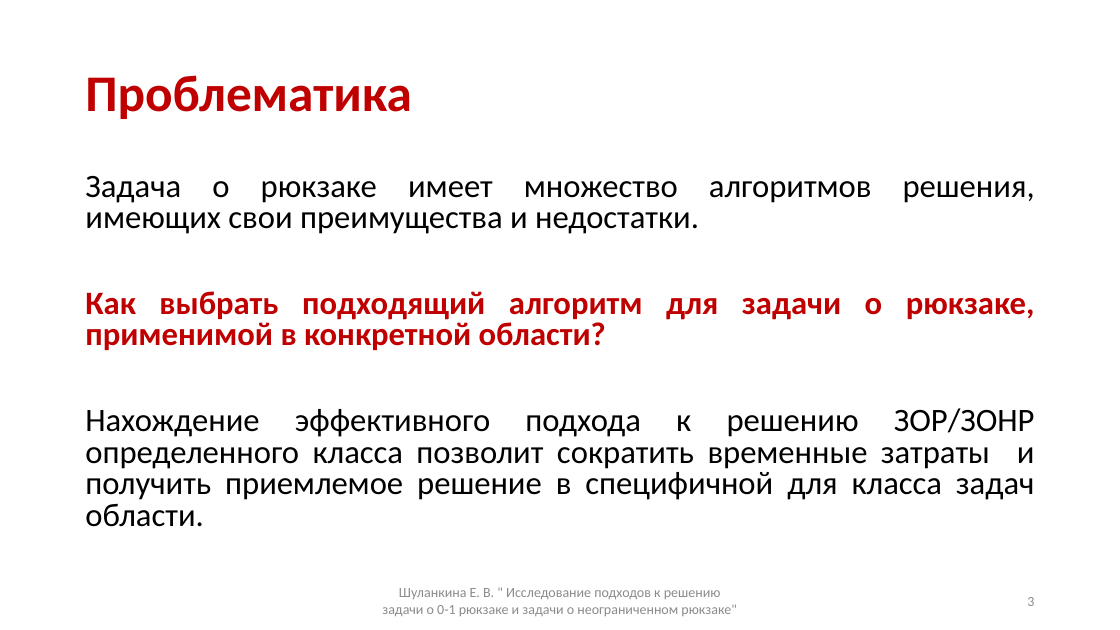
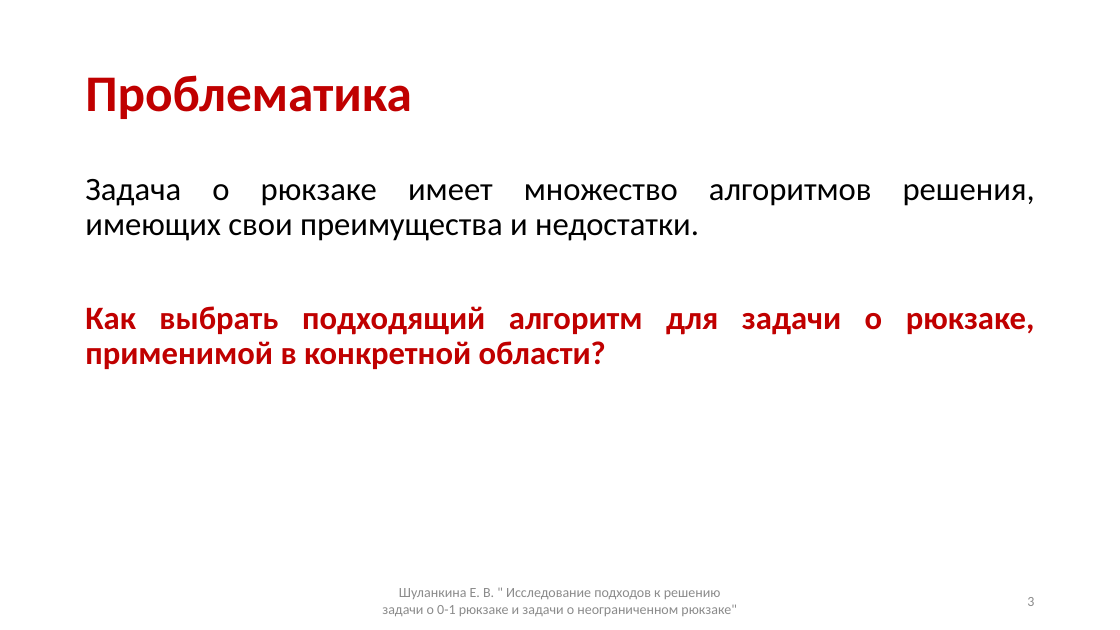
Before and after one commit to ElizJogar/Knapsack-Problems, a slide deck: slide 3 of docs/master_diploma.pptx. Drawn at 1120x630 pixels with LibreOffice and Linux fonts; fonts in the diff are those of the drawing. Boxes give left, top, right and bottom in pixels: in the first picture for what was removed or moved away, otherwise in the second. Text is boxed around its words. In the diff, an @@ line names an element or a change of style, - is before the commit and + after.

```diff
--- a/docs/master_diploma.pptx
+++ b/docs/master_diploma.pptx
@@ text "Задача о рюкзаке имеет множество ..." at (85,179,1035,369): line spacing 0.8 to 0.9 @@
@@ text at (85,408,1035,527): paragraph removed @@
-Нахождение эффективного подхода к решению ЗОР/ЗОНР определенного класса позволит сократить временные затраты и получить приемлемое решение в специфичной для класса задач области.
```
Also in this commit, not shown: 5 other slides changed, 2 other files.
